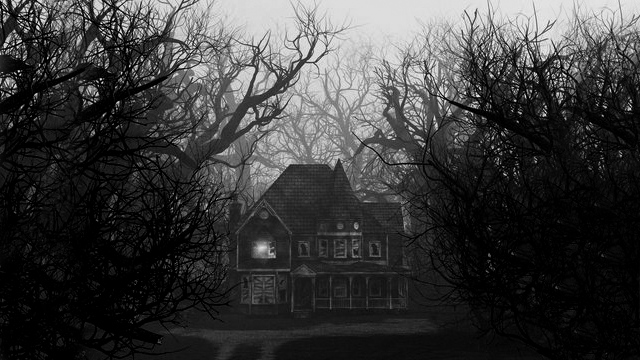
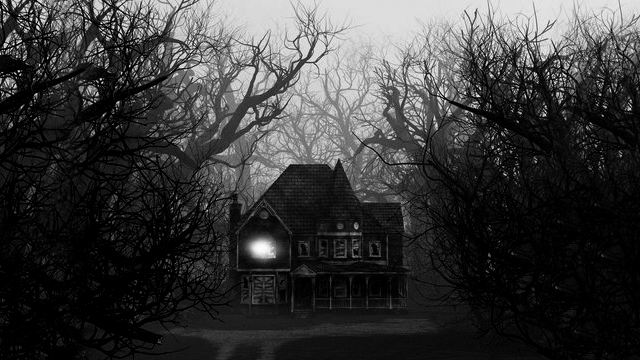
Before/after of a 640 × 360 layered artwork. What changed in the layer stack:
added layer "Light0 copy 2" in group "Light" over [229,226,300,271]
added layer "Light0 copy" in group "Light" over [234,224,292,272]
added layer "Light0 copy 3" in group "Light" over [243,228,283,268]
showed "Final" over [0,0,640,360]
